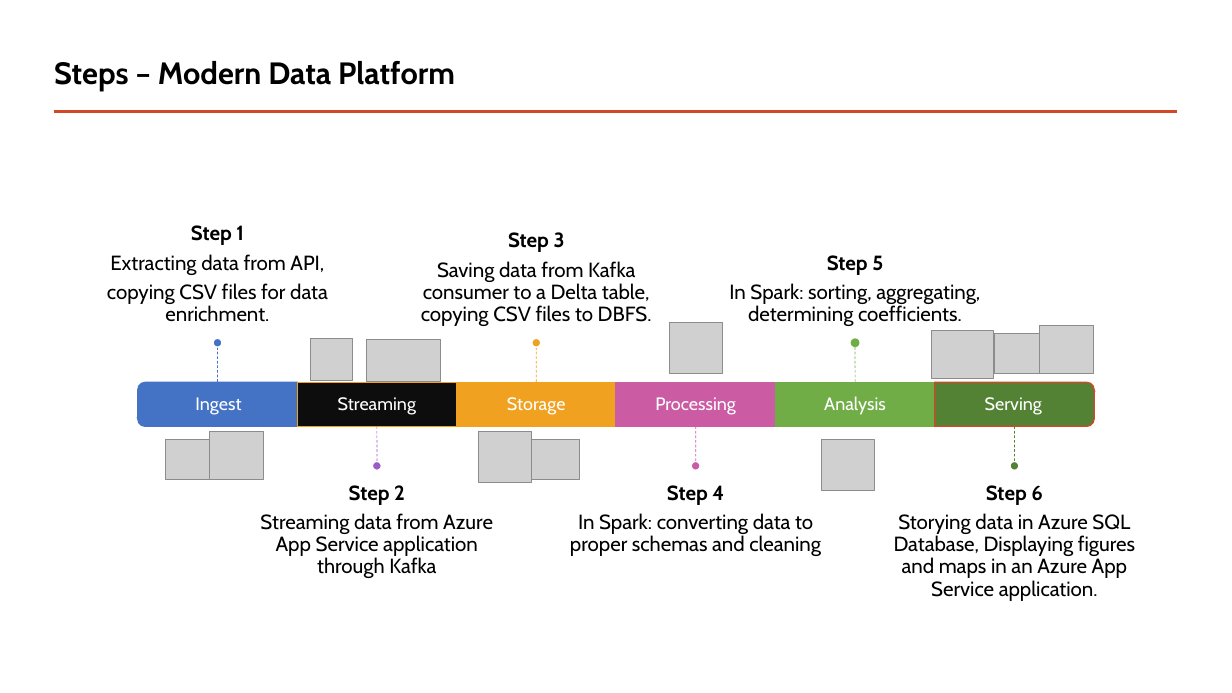
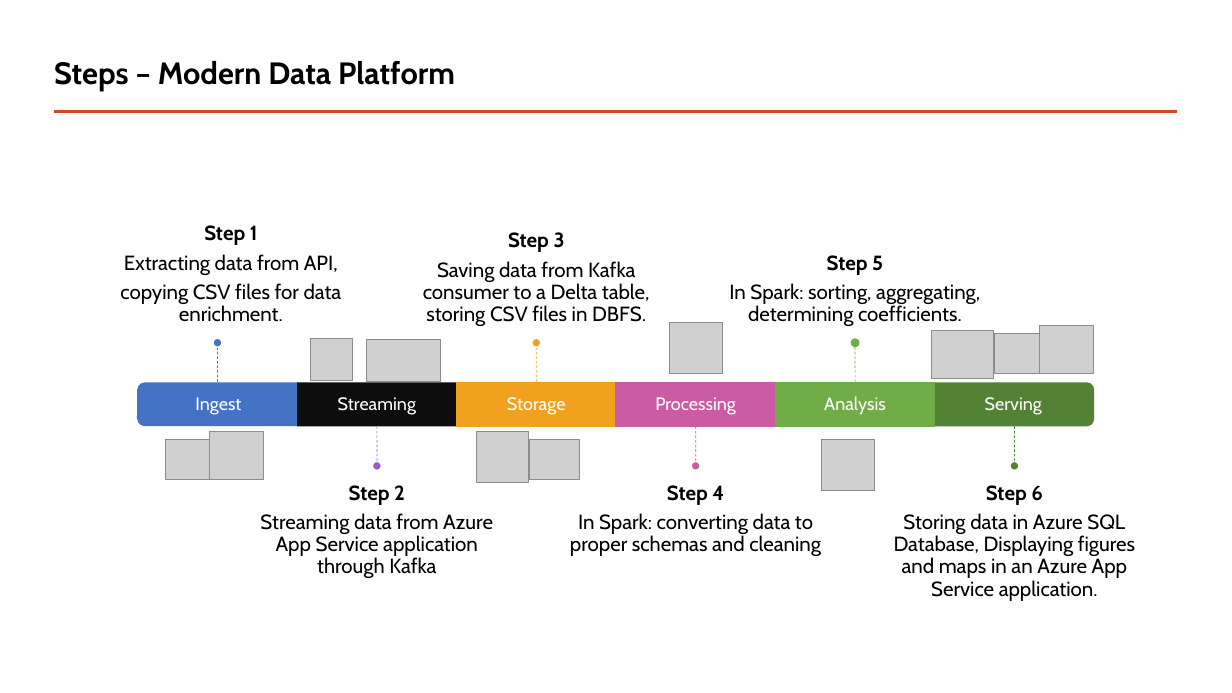
Before and after one commit to piotreks-uw-edu/kafka-weather-pipeline, a slide deck: slide 4 of Presentation/Processing Data on Air Pollution in Europe on Modern Data Platform.pptx. Drawn at 1232x693 pixels with LibreOffice and Linux fonts; fonts in the diff are those of the drawing; grey boxes stand for pictures. Boxes give left, top, right and bottom in pixels: in the first picture for what was removed or moved away, otherwise in the second. Text is boxed around its words. In the diff, an @@ line names an element or a change of style, - is before the commit and + after.

```diff
--- a/Presentation/Processing Data on Air Pollution in Europe on Modern Data Platform.pptx
+++ b/Presentation/Processing Data on Air Pollution in Europe on Modern Data Platform.pptx
@@ text "Step 1": place and size @@
-text "Step 1" at [107, 225, 328, 322]
+text "Step 1" at [120, 225, 342, 322]
@@ text at [423, 261, 650, 326]: text changed @@
-Saving data from Kafka consumer to a Delta table, copying CSV files to DBFS.
+Saving data from Kafka consumer to a Delta table, storing CSV files in DBFS.
@@ rectangle at [298, 383, 457, 427]: outline #F0A11F 1 pt to none @@
@@ round same rect at [935, 382, 1094, 426]: outline #D24726 1 pt to none @@
@@ text at [894, 513, 1135, 601]: text changed @@
-Storying data in Azure SQL Database, Displaying figures and maps in an Azure App Service application.
+Storing data in Azure SQL Database, Displaying figures and maps in an Azure App Service application.
```
Also in this commit, not shown: 6 other slides changed.
